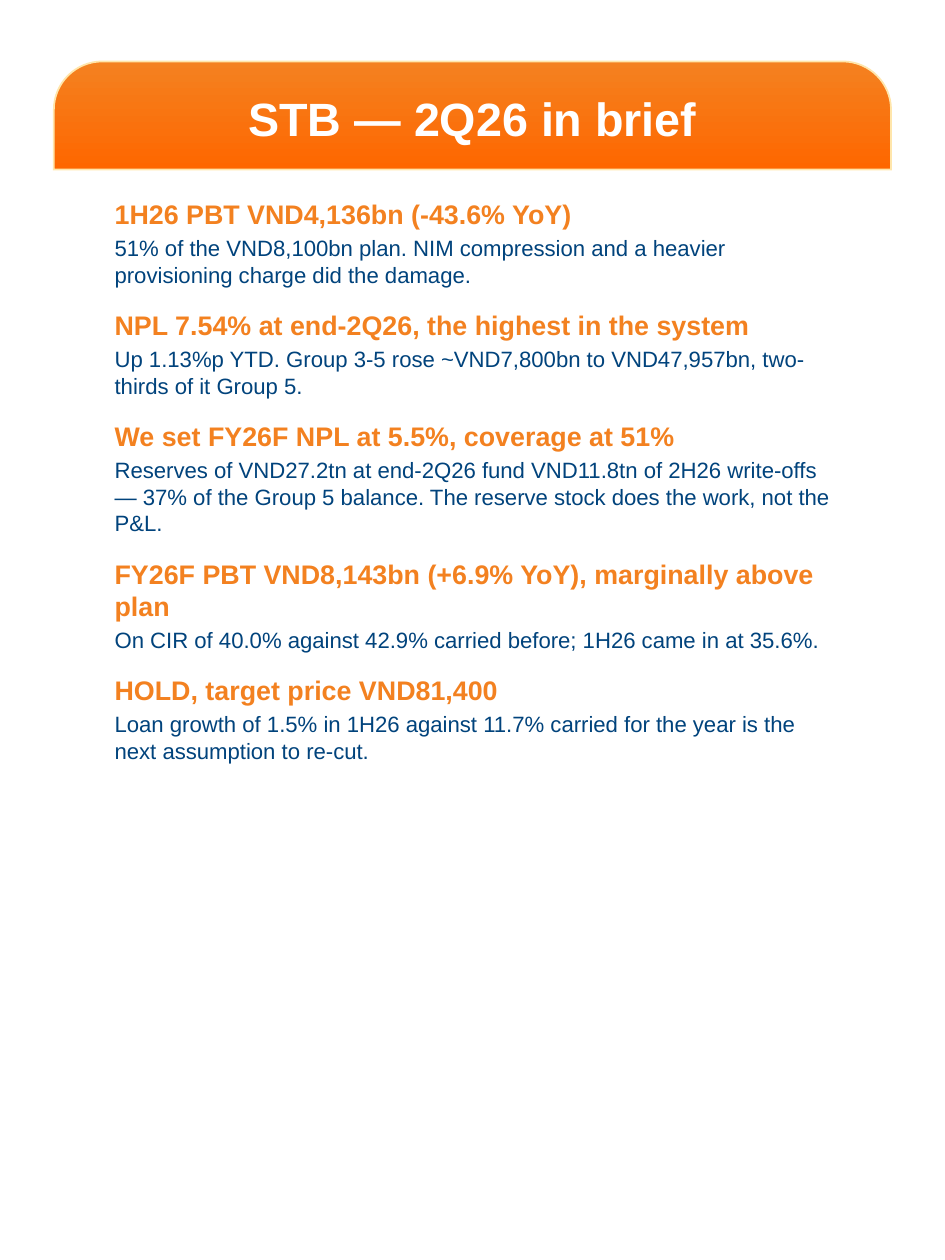
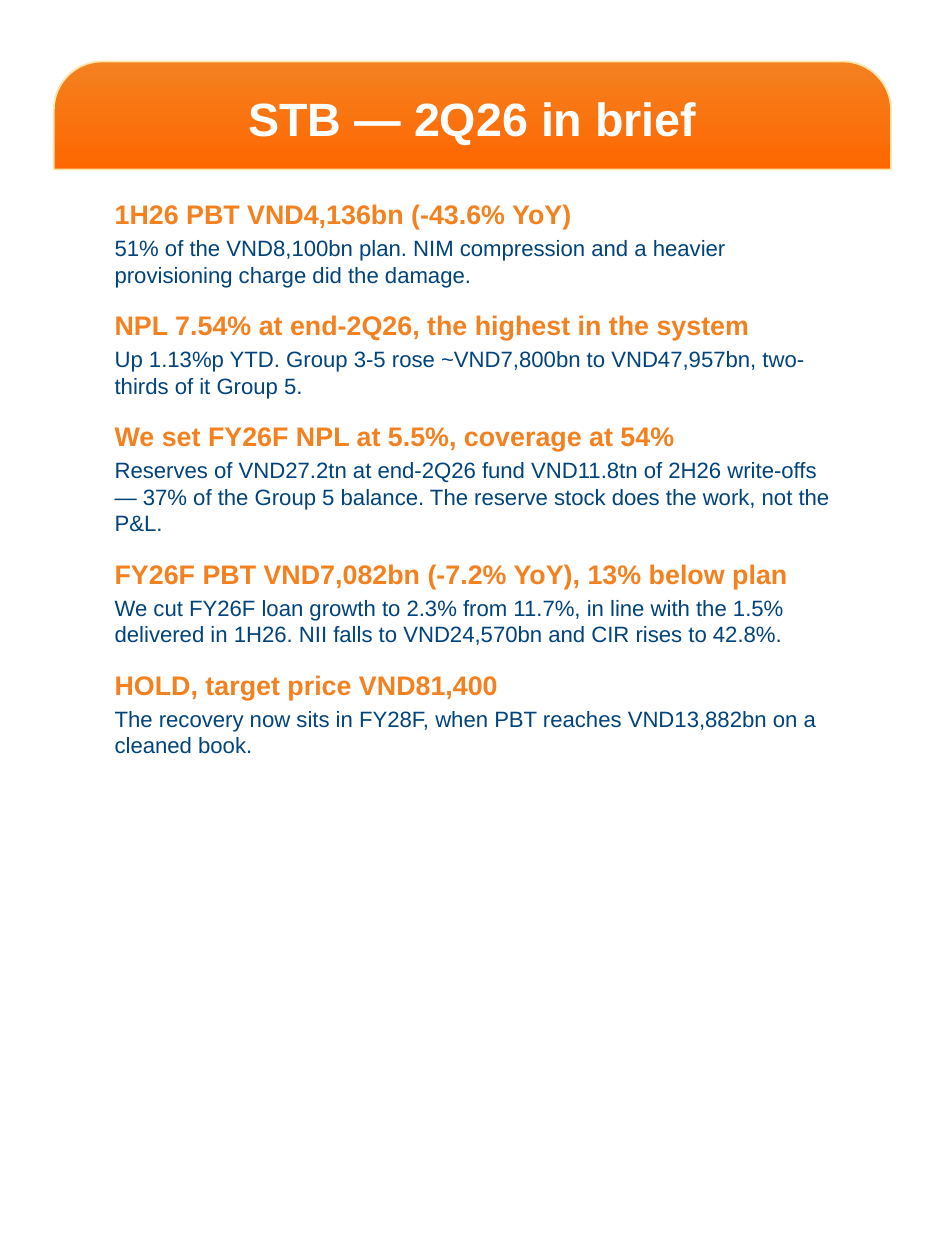
Before and after one commit to datquanton/verbose-guide, a slide deck: slide 2 of MASVN_Mobile_Report_STB_FPT_2Q26_EN_VN.pptx. Drawn at 945x1260 pixels with LibreOffice and Linux fonts; fonts in the diff are those of the drawing; background and template pictures are left out. Boxes give left, top, right and bottom in pixels: in the first picture for what was removed or moved away, otherwise in the second. Text is boxed around its words. In the diff, an @@ line names an element or a change of style, - is before the commit and + after.

```diff
--- a/MASVN_Mobile_Report_STB_FPT_2Q26_EN_VN.pptx
+++ b/MASVN_Mobile_Report_STB_FPT_2Q26_EN_VN.pptx
@@ text at (115, 427, 674, 451): text changed @@
-We set FY26F NPL at 5.5%, coverage at 51%
+We set FY26F NPL at 5.5%, coverage at 54%
@@ text at (115, 564, 787, 645): text changed @@
-FY26F PBT VND8,143bn (+6.9% YoY), marginally above plan
-On CIR of 40.0% against 42.9% carried before; 1H26 came in at 35.6%.
+FY26F PBT VND7,082bn (-7.2% YoY), 13% below plan
+We cut FY26F loan growth to 2.3% from 11.7%, in line with the 1.5% delivered in 1H26. NII falls to VND24,570bn and CIR rises to 42.8%.
@@ text at (115, 711, 816, 754): text changed @@
-Loan growth of 1.5% in 1H26 against 11.7% carried for the year is the next assumption to re-cut.
+The recovery now sits in FY28F, when PBT reaches VND13,882bn on a cleaned book.
```
Also in this commit, not shown: 7 other slides changed, 11 other files.
